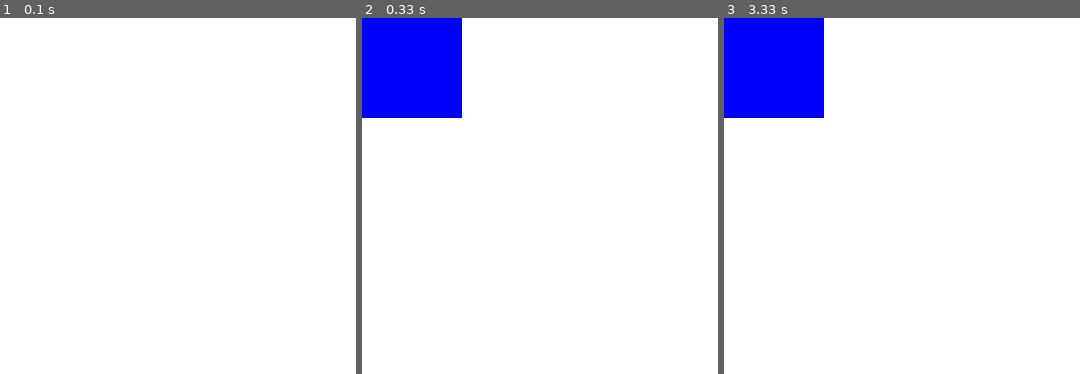
Above: before the commit, frames 1-3 (left to right).
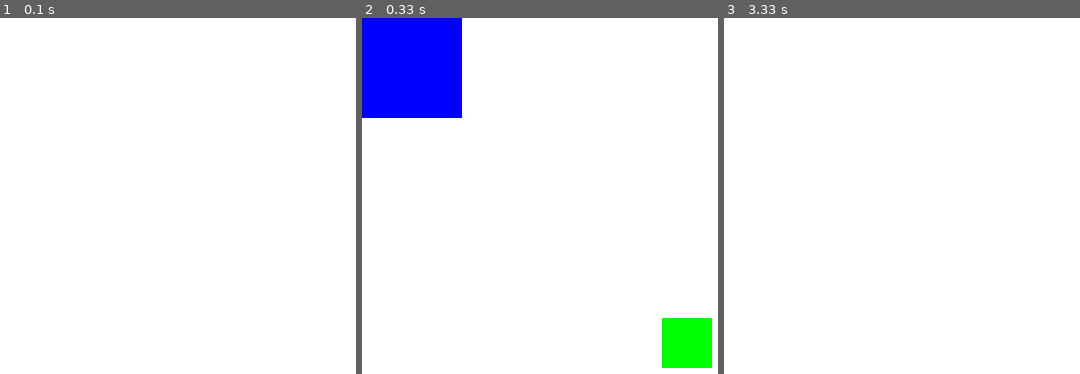
Above: after the commit, the same moments.

Repository: AndyyTaylor/Yr12Major
Game: pygame game, started from main.py
The game is run twice, just before and just after one commit, with the same random seed, the same clock (stepped at 60 frames per second) and the same inputs.
Inputs:
- Up to frame 1 (0.1 s): no input
- Up to frame 2 (0.33 s): no input
- Up to frame 3 (3.33 s): no input

Frame 1 is identical in both runs. In frame 2, 2.0% of the frame differs, in the area x 84-99%, y 84-99%; in frame 3, 7.9%, in the area x 0-29%, y 0-29%.

Commit message:
Created base Button class + made the fantastic realisation of lambda's

Diff:
--- a/src/states/MainMenu.py
+++ b/src/states/MainMenu.py
@@ -3,6 +3,7 @@
 from .. import config
 from .AbstractState import State
 from ..ui.Rectangle import Rectangle
+from ..ui.Button import Button
 
 class MainMenu(State):
     " A "
@@ -12,7 +13,8 @@
 
         self.total_time = 0
         self.elements = [
-            Rectangle(0, 0, 100, 100, config.BLUE)
+            Rectangle(0, 0, 100, 100, config.BLUE),
+            Button(300, 300, 50, 50, lambda: self.parent.change_state("IntroGroup"))
         ]
 
     def on_init(self):
@@ -29,7 +31,10 @@
 
     def on_update(self, elapsed):
         self.total_time += elapsed
-        print("Main Menu")
+
+        if self.total_time > 3000:
+            print("Clicking button")
+            self.elements[1].on_click()
 
     def on_render(self, screen):
         for elem in self.elements:
--- /dev/null
+++ b/src/ui/Button.py
@@ -0,0 +1,18 @@
+import pygame
+
+from .UIElement import UIElement
+
+class Button(UIElement):
+    def __init__(self, x, y, w, h, callback):   # pylint: disable=R0913
+        super().__init__(x, y, w, h)
+
+        self.callback = callback
+
+    def on_update(self, elapsed):
+        pass
+
+    def on_render(self, screen):
+        pygame.draw.rect(screen, (0, 255, 0), self.get_rect())
+
+    def on_click(self):
+        self.callback()
